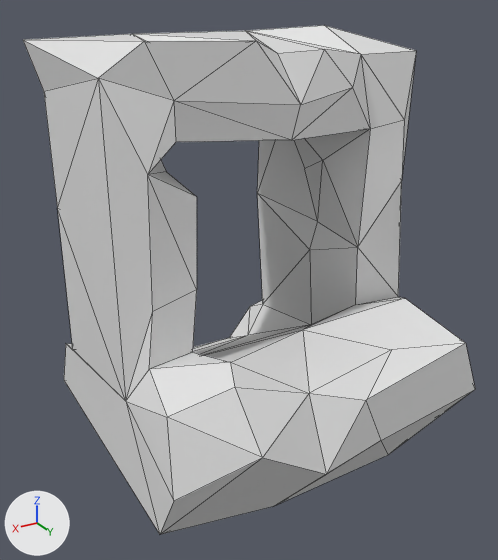
What one commit did to the FBX model DemoBuilder_GridFlow/Art/Meshes/DoorLargeOneWay.fbx.
Both versions are drawn from a 50 mm lens placed at (4.26, 8.53, 5.78), pointed at (0.11, 1.61, 2.32). Lighting does not change. The marker at lower left points along +X, +Y and +Z. Mesh edges are drawn as thin lines. Where no turn or scale is listed for an object, it has been applied to the vertices.

Names of what the first picture shows: 'DoorOneWay'.
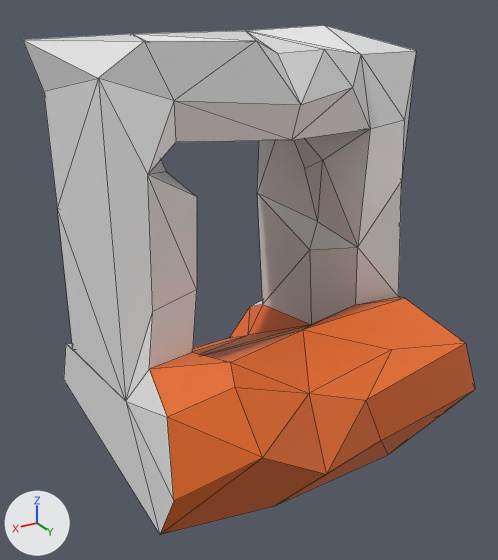
Edits to the scene script, one JSON object a line:
```json
{"op": "add", "block": "mat_ramp", "code": ["mat_ramp = principled_material('Ramp')", "mat_ramp.base_color = (0.8, 0.15, 0.0201)  # orange #e76c27"]}
{"block": "me_cube_005", "where": "me_cube_005.from_pydata(...)  # 93 vertices, 160 faces; spans x -2.0..2.13, y -2.08..3.04, z 0.0..5.29"}
{"block": "me_cube_005", "where": "# used by ob_dooroneway; location = (0.0, 1.0, 0.0)"}
{"block": "me_cube_005", "change": "me_cube_005 part 1: 31 of the faces centred in x -1.63..1.79, y 0.67..2.96, z 0.0..2.1 switch from mat_material (white #e7e7e7) to mat_ramp (orange #e76c27)"}
{"block": "me_cube_005", "change": "me_cube_005 part 2: 13 of the faces centred in x -1.24..1.65, y -1.99..-0.24, z 0.05..0.94 switch from mat_material (white #e7e7e7) to mat_ramp (orange #e76c27)"}
```

Changed parts and their boxes [x1, y1, x2, y2] in the pictures (498 x 560 px):
```json
{"part": 1, "of": "me_cube_005", "change": "recoloured", "before": [149, 297, 475, 534], "after": [149, 297, 475, 534], "on screen": "white to orange"}
{"part": 2, "of": "me_cube_005", "change": "recoloured", "before": [193, 305, 311, 355], "after": [193, 305, 311, 355], "on screen": "white to orange"}
```
